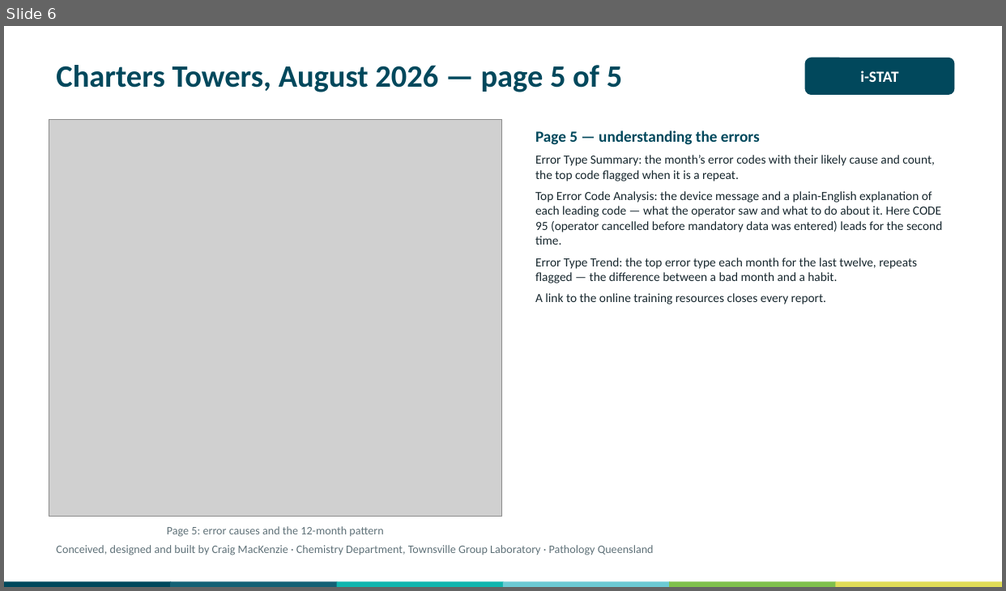
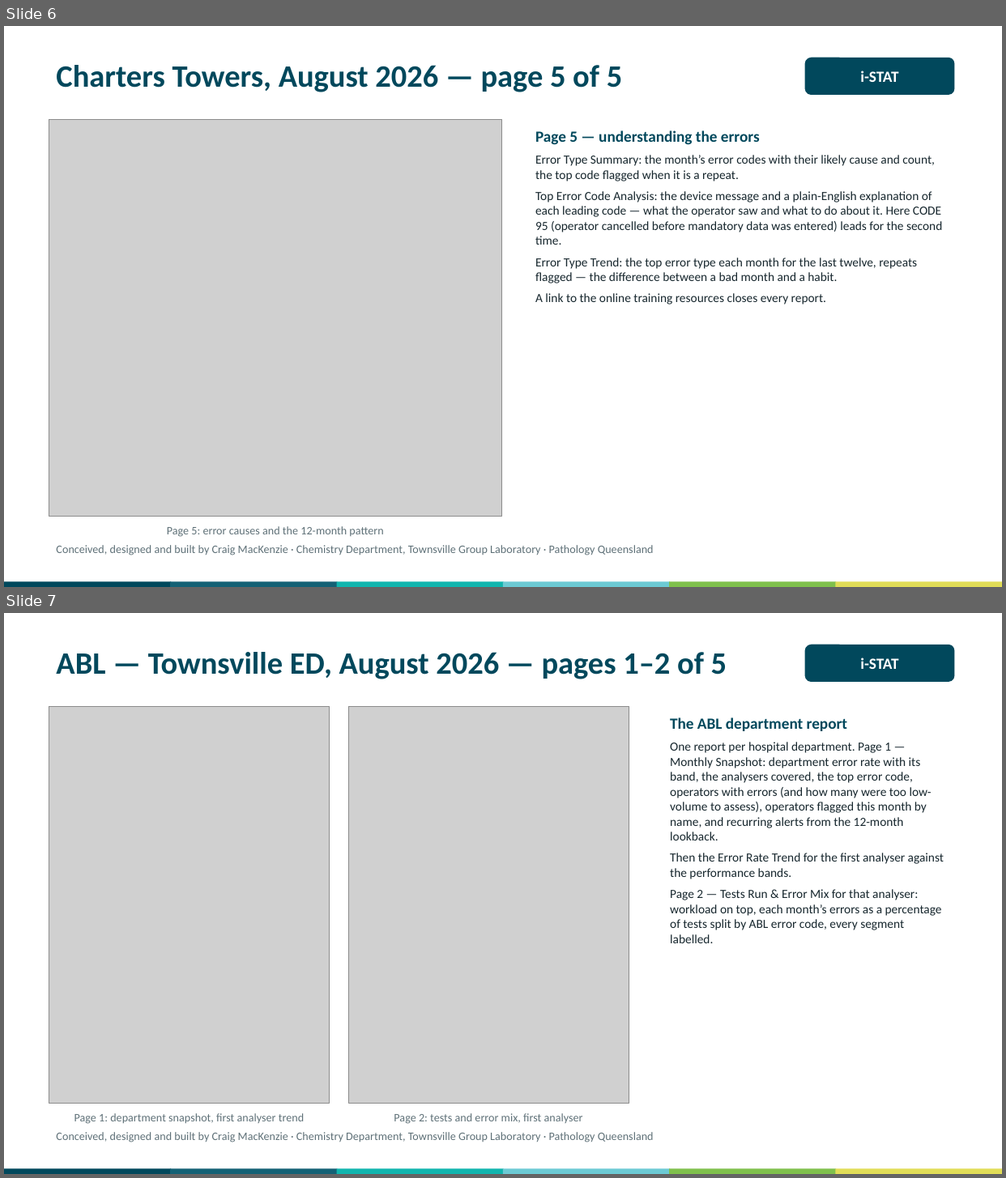
Before and after one commit to swornsealed/Report-app, a slide deck: PQ_Report_Generator_Overview_for_Managers.pptx. Shown one above the other, each under a label of ours: slide 6 before the commit, slides 6 and 7 after it. The pictures are 1006x591 and 1006x1178 pixels, drawn with LibreOffice and Linux fonts; fonts in the diff are those of the drawing; grey boxes stand for pictures. Boxes give left, top, right and bottom in pixels: in the first picture for what was removed or moved away, otherwise in the second. Text is boxed around its words. In the diff, an @@ line names an element or a change of style, - is before the commit and + after.

```diff
--- a/PQ_Report_Generator_Overview_for_Managers.pptx
+++ b/PQ_Report_Generator_Overview_for_Managers.pptx
@@ slide 7 added at (4,613,1002,1174), background #FFFFFF @@
@@ text added at (56,652,727,679), 30 pt, text #01485C, bold @@
+ABL — Townsville ED, August 2026 — pages 1–2 of 5
@@ rounded rectangle added at (805,645,955,682), fill #01485C, 15 pt, text #FFFFFF, bold @@
+i-STAT
@@ picture added at (49,707,330,1103) @@
@@ picture added at (348,707,629,1103) @@
@@ text added at (670,717,944,943), 12 pt, text #17272E @@
+The ABL department report
+One report per hospital department. Page 1 — Monthly Snapshot: department error rate with its band, the analysers covered, the top error code, operators with errors (and how many were too low-volume to assess), operators flagged this month by name, and recurring alerts from the 12-month lookback.
+Then the Error Rate Trend for the first analyser against the performance bands.
+Page 2 — Tests Run & Error Mix for that analyser: workload on top, each month’s errors as a percentage of tests split by ABL error code, every segment labelled.
@@ text added at (74,1114,304,1124), 11 pt, text #5F7178 @@
+Page 1: department snapshot, first analyser trend
@@ text added at (394,1114,583,1124), 11 pt, text #5F7178 @@
+Page 2: tests and error mix, first analyser
@@ text added at (56,1132,654,1143), 11 pt, text #5F7178 @@
+Conceived, designed and built by Craig MacKenzie · Chemistry Department, Townsville Group Laboratory · Pathology Queensland
@@ rectangle added at (4,1169,171,1174), fill #01485C @@
@@ rectangle added at (170,1169,337,1174), fill #146175 @@
@@ rectangle added at (336,1169,503,1174), fill #11B5AE @@
@@ rectangle added at (503,1169,671,1174), fill #6CCAD4 @@
@@ rectangle added at (670,1169,837,1174), fill #7FC04C @@
@@ rectangle added at (836,1169,1002,1174), fill #E1DD57 @@
```
Also in this commit, not shown: 1 slide changed, 3 other slides added, 9 other files.
